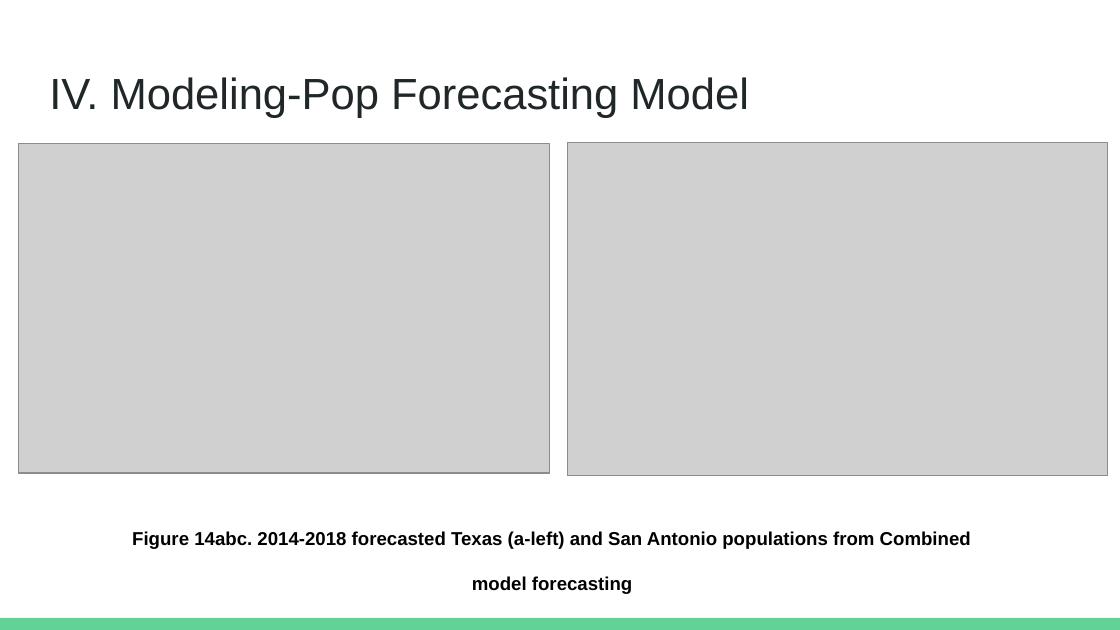
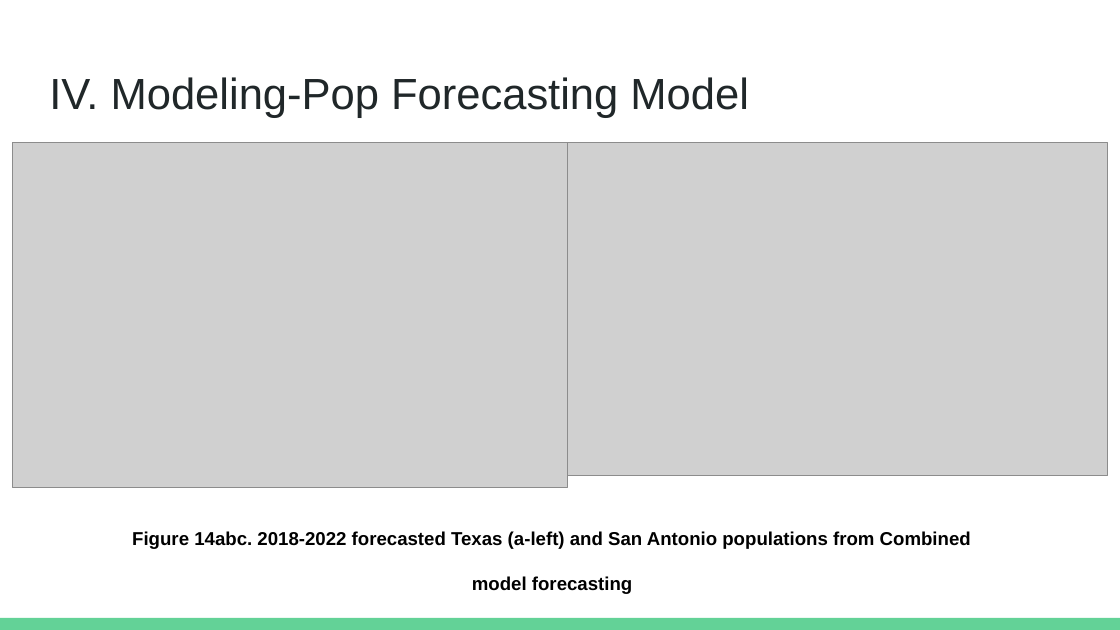
Before and after one commit to mykeysw/MJ5YRProjectionTX, a slide deck: slide 17 of TXMR5YRProjPres.pptx. Drawn at 1120x630 pixels with LibreOffice and Linux fonts; fonts in the diff are those of the drawing; grey boxes stand for pictures. Boxes give left, top, right and bottom in pixels: in the first picture for what was removed or moved away, otherwise in the second. Text is boxed around its words. In the diff, an @@ line names an element or a change of style, - is before the commit and + after.

```diff
--- a/TXMR5YRProjPres.pptx
+++ b/TXMR5YRProjPres.pptx
@@ picture: place and size @@
-picture at [19, 143, 550, 473]
+picture at [12, 142, 568, 487]
@@ text at [132, 531, 971, 594]: text changed @@
-Figure 14abc. 2014-2018 forecasted Texas (a-left) and San Antonio populations from Combined model forecasting
+Figure 14abc. 2018-2022 forecasted Texas (a-left) and San Antonio populations from Combined model forecasting
```
Also in this commit, not shown: 1 other slide changed, 6 slides removed.
